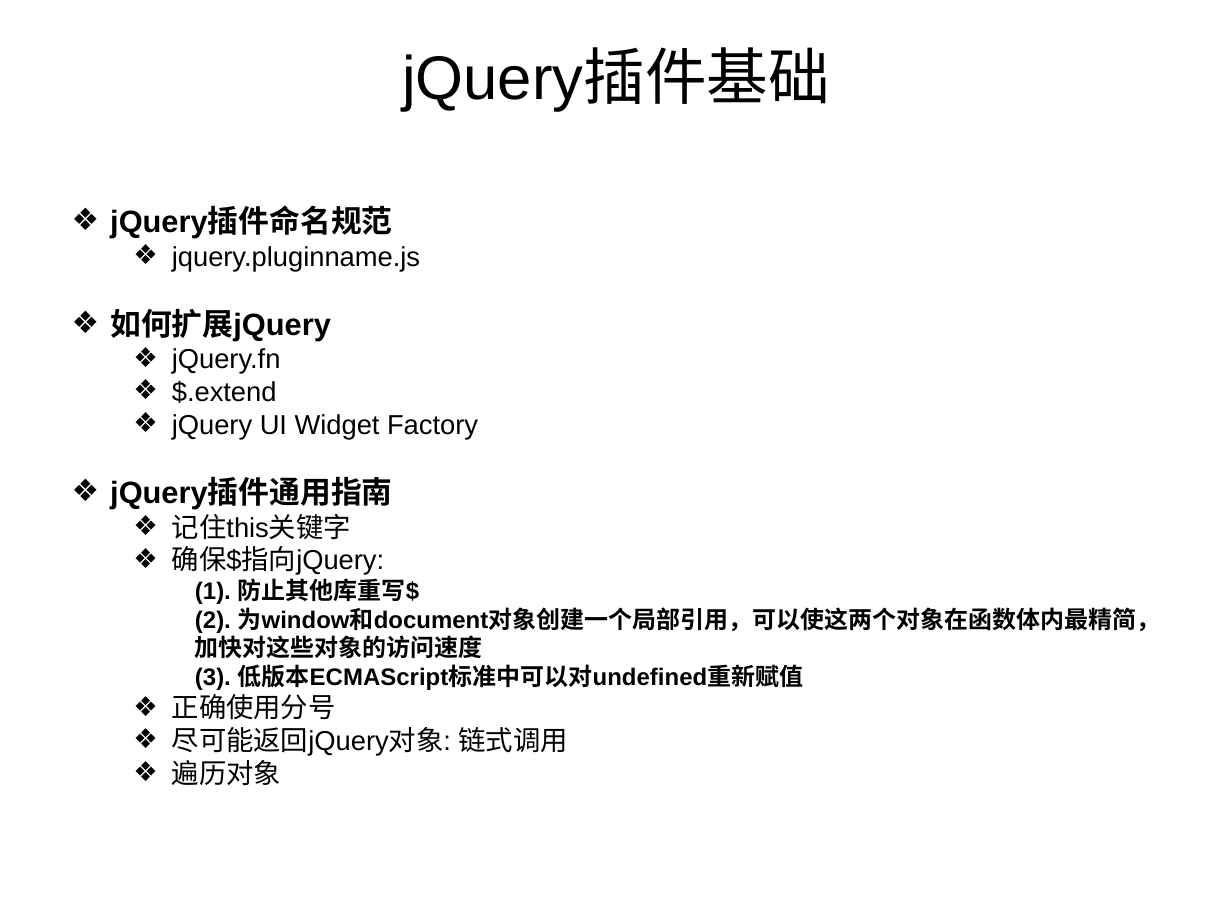
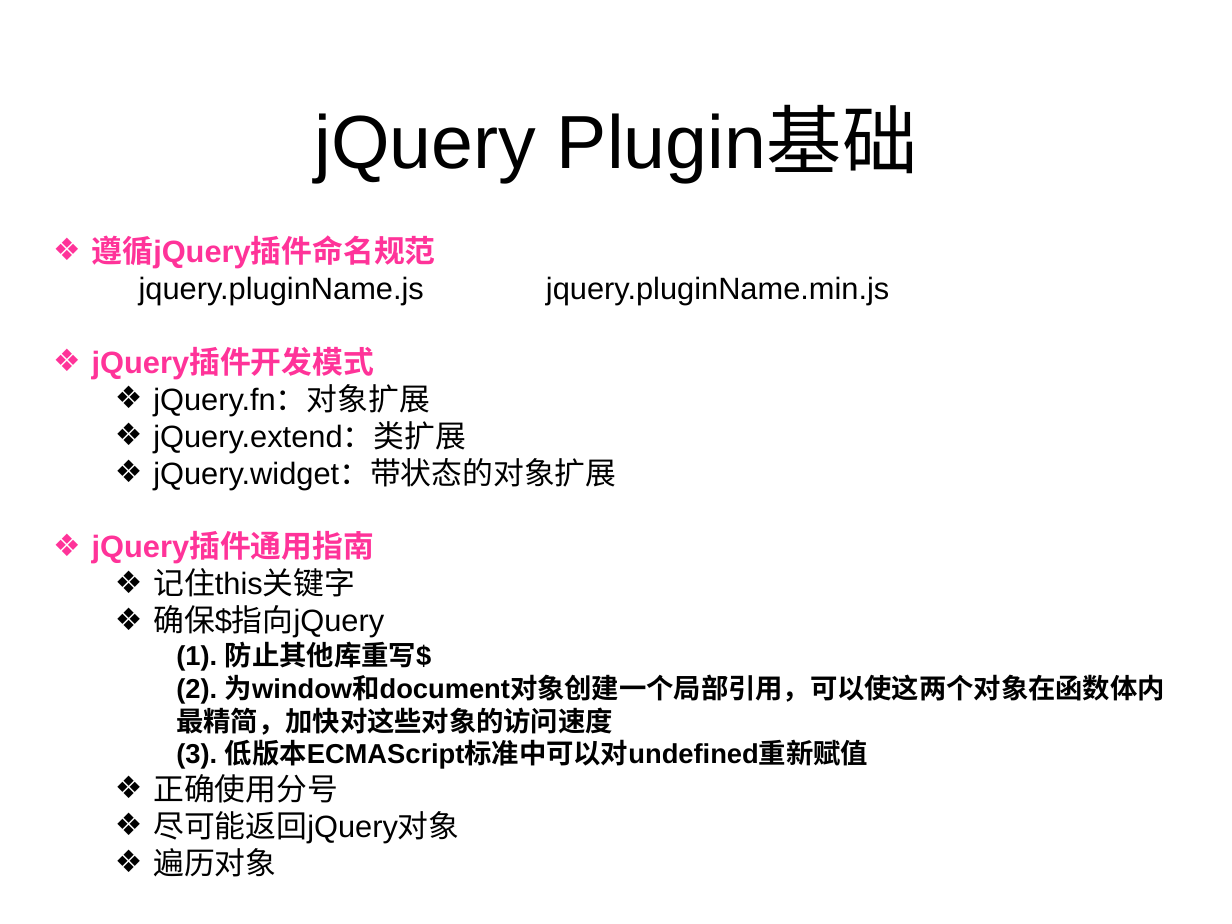
Before and after one commit to zjdgx/Study, a slide deck: slide 2 of jQueryPlugin/jQuery plugin.ppt. Drawn at 1232x924 pixels with LibreOffice and Linux fonts; fonts in the diff are those of the drawing. Boxes give left, top, right and bottom in pixels: in the first picture for what was removed or moved away, otherwise in the second. Text is boxed around its words. In the diff, an @@ line names an element or a change of style, - is before the commit and + after.

```diff
--- a/jQueryPlugin/jQuery plugin.ppt
+++ b/jQueryPlugin/jQuery plugin.ppt
@@ text removed at (402, 50, 830, 111) @@
-jQuery插件基础
@@ title added at (314, 108, 917, 182), 44 pt, text #000000 @@
+jQuery Plugin基础
@@ text "遵循jQuery插件命名规范": place and size @@
-text "遵循jQuery插件命名规范" at (110, 208, 1161, 786)
+text "遵循jQuery插件命名规范" at (92, 235, 1165, 877)
@@ text at (92, 235, 889, 489): text changed; size 16 to 18 pt @@
-❖ jQuery插件命名规范
-  ❖ jquery.pluginname.js
-❖ 如何扩展jQuery
-  ❖ jQuery.fn
-  ❖ $.extend
-  ❖ jQuery UI Widget Factory
+❖ 遵循jQuery插件命名规范
+jquery.pluginName.js jquery.pluginName.min.js
+❖ jQuery插件开发模式
+  ❖ jQuery.fn：对象扩展
+  ❖ jQuery.extend：类扩展
+  ❖ jQuery.widget：带状态的对象扩展
@@ text at (92, 533, 1165, 877): text colour #000000 to #FF3399 in "jQuery插件通用指南"; size 16 to 18 pt in "记住this关键字", "正确使用分号", "遍历对象"; size 14 to 16 pt in "(1). 防止其他库重写$", "(2). 为window和document对象创建一个局部引用，可以使这两个对象在函数体内最精简，加快对这些对象的访问速 ...", "(3). 低版本ECMAScript标准中可以对undefined重新赋值"; bullet colour #000000 to #FF3399 @@
@@ text at (153, 605, 384, 638): text changed; size 16 to 18 pt @@
-  ❖ 确保$指向jQuery:
+  ❖ 确保$指向jQuery
@@ text at (153, 811, 459, 844): text changed; size 16 to 18 pt @@
-  ❖ 尽可能返回jQuery对象: 链式调用
+  ❖ 尽可能返回jQuery对象
```
Also in this commit, not shown: 3 other slides changed, 4 slides added, 5 slides removed, 5 other files.
